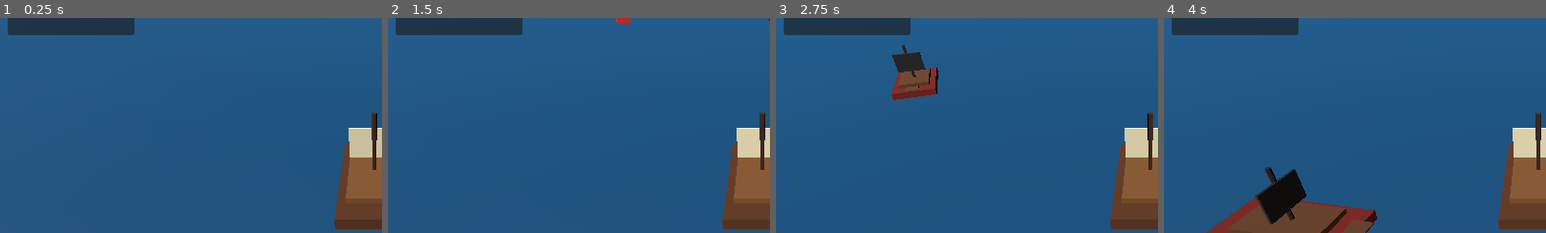
Above: before the commit, frames 1-4 (left to right).
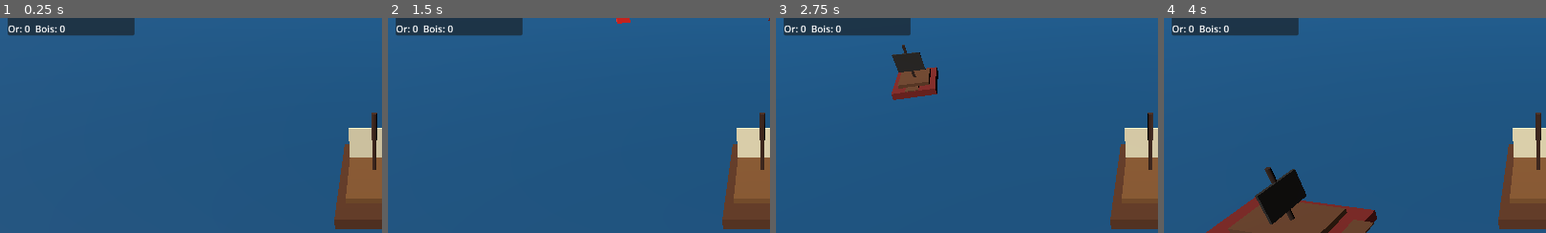
Above: after the commit, the same moments.

Repository: blou132/jeux-pirate
Game: Godot game, scene res://scenes/world/World.tscn
Two runs of this game, one before a commit and one after it. Both use one fixed random seed, a clock stepped at 60 frames per second and the inputs below.
Inputs (mouse positions are % of the whole screen's width and height, from its top left):
- Up to frame 1 (0.25 s): no input
- Up to frame 2 (1.5 s): move the mouse to (72, 45) at 0.52 s; hold D 0.53-1.25 s; hold Z 0.53-1.25 s; click (72, 45) at 0.67 s; drag from (30, 55) to (45, 70) at 1.27 s
- Up to frame 3 (2.75 s): move the mouse to (60, 28) at 2.02 s; hold D from 2.03 s (still down); hold Z from 2.03 s (still down)
- Up to frame 4 (4 s): release D at 2.75 s; release Z at 2.75 s; drag from (45, 70) to (20, 35) at 2.77 s; move the mouse to (80, 65) at 3.52 s; hold A from 3.53 s (still down); hold Z from 3.53 s (still down)
The pictures show only the part of the screen within x 1-51%, y 10-60%; the shares and areas given below are measured in that part.

The runs differ from the first frame. In frame 1, 0.2% of the frame differs, in the area x 2-36%, y 3-8%; in frame 2, 0.2%; in frame 3, 0.2%; in frame 4, 0.2%.

Commit message:
feat: add basic loot and resources

Diff:
--- a/project.godot
+++ b/project.godot
@@ -10,6 +10,10 @@
 run/main_scene="res://scenes/world/World.tscn"
 config/features=PackedStringArray("4.2", "Forward Plus")
 
+[autoload]
+
+GameState="*res://scripts/world/GameState.gd"
+
 [display]
 
 window/size/viewport_width=1280
--- a/scenes/world/World.tscn
+++ b/scenes/world/World.tscn
@@ -1,9 +1,10 @@
-[gd_scene load_steps=13 format=3 uid="uid://world_root_v01"]
+[gd_scene load_steps=14 format=3 uid="uid://world_root_v01"]
 
 [ext_resource type="Script" path="res://scripts/world/World.gd" id="1_world"]
 [ext_resource type="PackedScene" path="res://scenes/boats/PlayerBoat.tscn" id="2_player"]
 [ext_resource type="PackedScene" path="res://scenes/ui/HUD.tscn" id="3_hud"]
 [ext_resource type="PackedScene" path="res://scenes/boats/EnemyShip.tscn" id="4_enemy"]
+[ext_resource type="Script" path="res://scripts/world/LootSystem.gd" id="5_loot_system"]
 
 [sub_resource type="StandardMaterial3D" id="StandardMaterial3D_ocean"]
 albedo_color = Color(0.02, 0.28, 0.45, 1)
@@ -63,6 +64,9 @@
 mesh = SubResource("BoxMesh_island")
 material_override = SubResource("StandardMaterial3D_rock")
 
+[node name="LootSystem" type="Node3D" parent="."]
+script = ExtResource("5_loot_system")
+
 [node name="PlayerBoat" parent="." instance=ExtResource("2_player")]
 position = Vector3(0, 0, 0)
 
--- a/scripts/boats/EnemyShip.gd
+++ b/scripts/boats/EnemyShip.gd
@@ -61,5 +61,10 @@
 
 func _destroy() -> void:
 	_destroyed = true
-	destroyed.emit(global_position, reward_gold, reward_wood)
+	var sink_position := global_position
+	var loot_system := get_tree().get_first_node_in_group("loot_system")
+	if loot_system != null and loot_system.has_method("drop_from_ship"):
+		loot_system.drop_from_ship(sink_position, reward_gold, reward_wood)
+
+	destroyed.emit(sink_position, reward_gold, reward_wood)
 	queue_free()
--- a/scripts/ui/HUD.gd
+++ b/scripts/ui/HUD.gd
@@ -5,10 +5,12 @@
 @onready var resources_label: Label = $MarginContainer/PanelContainer/VBoxContainer/ResourcesLabel
 
 var _player: Node
+var _game_state: Node
 
 
 func _ready() -> void:
 	resources_label.visible = false
+	_connect_game_state()
 	call_deferred("_bind_player_from_tree")
 
 
@@ -70,3 +72,22 @@
 
 func _on_speed_changed(speed: float) -> void:
 	speed_label.text = "Vitesse: %.1f nd" % absf(speed)
+
+
+func _connect_game_state() -> void:
+	_game_state = get_node_or_null("/root/GameState")
+	if _game_state == null:
+		return
+
+	resources_label.visible = true
+
+	var resources_callback := Callable(self, "_on_resources_changed")
+	if _game_state.has_signal("resources_changed") and not _game_state.is_connected("resources_changed", resources_callback):
+		_game_state.connect("resources_changed", resources_callback)
+
+	if _game_state.has_method("get_gold") and _game_state.has_method("get_wood"):
+		_on_resources_changed(_game_state.get_gold(), _game_state.get_wood())
+
+
+func _on_resources_changed(gold: int, wood: int) -> void:
+	resources_label.text = "Or: %d  Bois: %d" % [gold, wood]
--- /dev/null
+++ b/scripts/world/GameState.gd
@@ -0,0 +1,26 @@
+extends Node
+
+signal resources_changed(gold: int, wood: int)
+
+var gold: int = 0
+var wood: int = 0
+
+
+func add_resources(gold_amount: int, wood_amount: int) -> void:
+	gold += max(0, gold_amount)
+	wood += max(0, wood_amount)
+	resources_changed.emit(gold, wood)
+
+
+func reset_resources() -> void:
+	gold = 0
+	wood = 0
+	resources_changed.emit(gold, wood)
+
+
+func get_gold() -> int:
+	return gold
+
+
+func get_wood() -> int:
+	return wood
--- /dev/null
+++ b/scripts/world/LootSystem.gd
@@ -0,0 +1,40 @@
+extends Node3D
+
+@export var marker_lifetime: float = 1.6
+
+
+func _ready() -> void:
+	add_to_group("loot_system")
+
+
+func drop_from_ship(world_position: Vector3, gold_reward: int, wood_reward: int) -> void:
+	_spawn_marker(world_position)
+
+	var game_state := get_node_or_null("/root/GameState")
+	if game_state != null and game_state.has_method("add_resources"):
+		game_state.add_resources(gold_reward, wood_reward)
+
+
+func _spawn_marker(world_position: Vector3) -> void:
+	var marker := Node3D.new()
+	marker.name = "LootDrop"
+	add_child(marker)
+	marker.global_position = world_position + Vector3(0.0, 0.55, 0.0)
+
+	var mesh := BoxMesh.new()
+	mesh.size = Vector3(0.85, 0.4, 0.85)
+
+	var material := StandardMaterial3D.new()
+	material.albedo_color = Color(0.95, 0.72, 0.18, 1.0)
+
+	var crate := MeshInstance3D.new()
+	crate.name = "Crate"
+	crate.mesh = mesh
+	crate.material_override = material
+	marker.add_child(crate)
+
+	var timer := get_tree().create_timer(marker_lifetime)
+	timer.timeout.connect(func() -> void:
+		if is_instance_valid(marker):
+			marker.queue_free()
+	)
